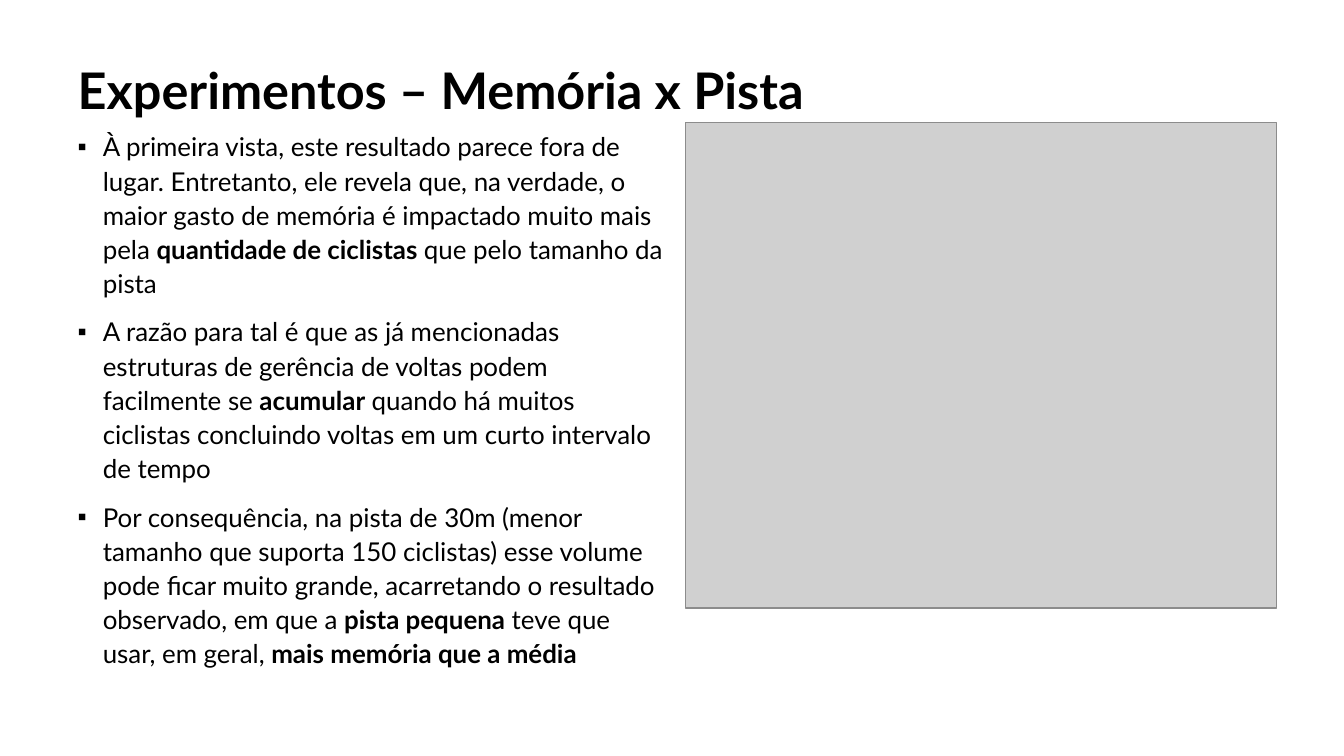
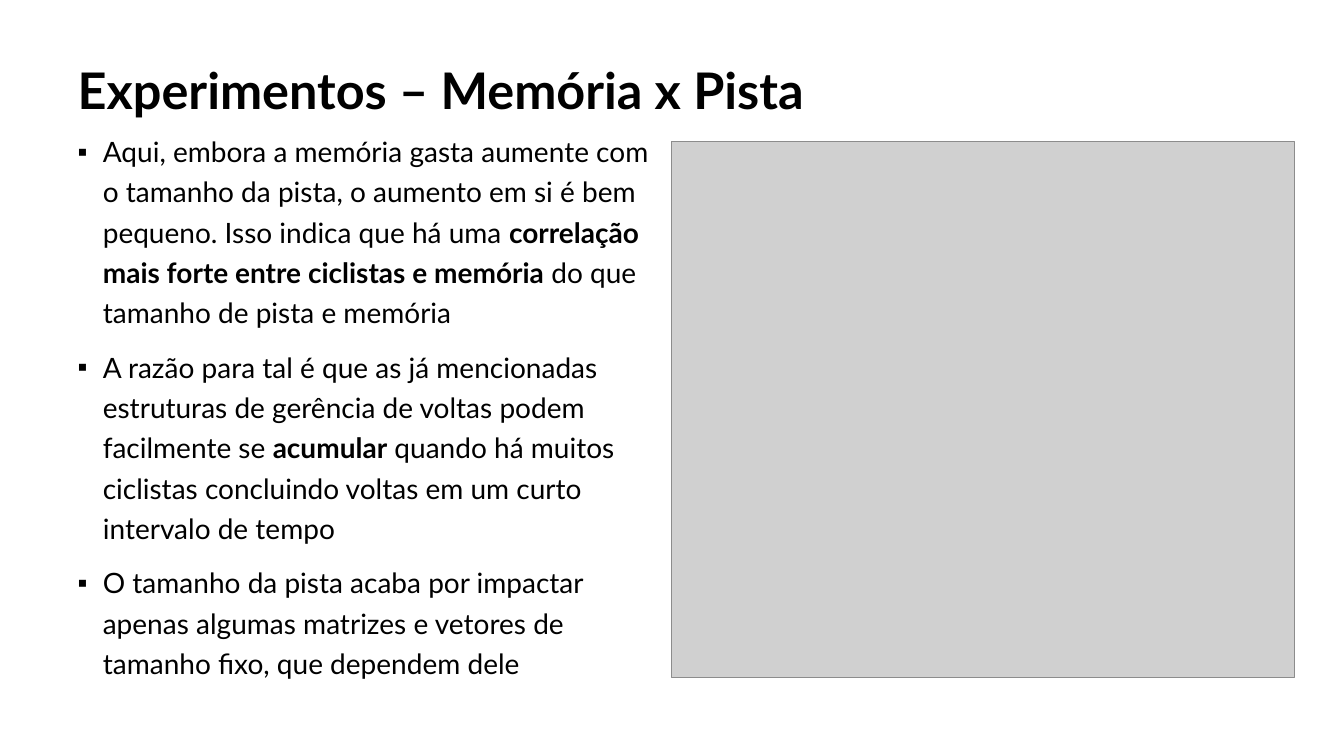
Before and after one commit to MagoDaZueira/MAC0422-EPs, a slide deck: slide 11 of EP2/apresentação/slides.pptx. Drawn at 1344x756 pixels with LibreOffice and Linux fonts; fonts in the diff are those of the drawing; grey boxes stand for pictures. Boxes give left, top, right and bottom in pixels: in the first picture for what was removed or moved away, otherwise in the second. Text is boxed around its words. In the diff, an @@ line names an element or a change of style, - is before the commit and + after.

```diff
--- a/EP2/apresentação/slides.pptx
+++ b/EP2/apresentação/slides.pptx
@@ text at (103, 141, 648, 328): text changed; size 18.5 to 20 pt @@
-▪ À primeira vista, este resultado parece fora de lugar. Entretanto, ele revela que, na verdade, o maior gasto de memória é impactado muito mais pela quantidade de ciclistas que pelo tamanho da pista
+▪ Aqui, embora a memória gasta aumente com o tamanho da pista, o aumento em si é bem pequeno. Isso indica que há uma correlação mais forte entre ciclistas e memória do que tamanho de pista e memória
@@ picture: place and size @@
-picture at (686, 122, 1276, 608)
+picture at (673, 141, 1295, 678)
@@ text at (103, 357, 614, 544): size 18.5 to 20 pt in "A razão para tal é que as ..."; line spacing 1.1 to 1.2 @@
@@ text at (103, 572, 584, 679): text changed; size 18.5 to 20 pt @@
-▪ Por consequência, na pista de 30m (menor tamanho que suporta 150 ciclistas) esse volume pode ficar muito grande, acarretando o resultado observado, em que a pista pequena teve que usar, em geral, mais memória que a média
+▪ O tamanho da pista acaba por impactar apenas algumas matrizes e vetores de tamanho fixo, que dependem dele
```
Also in this commit, not shown: 4 other slides changed, 2 other files.
